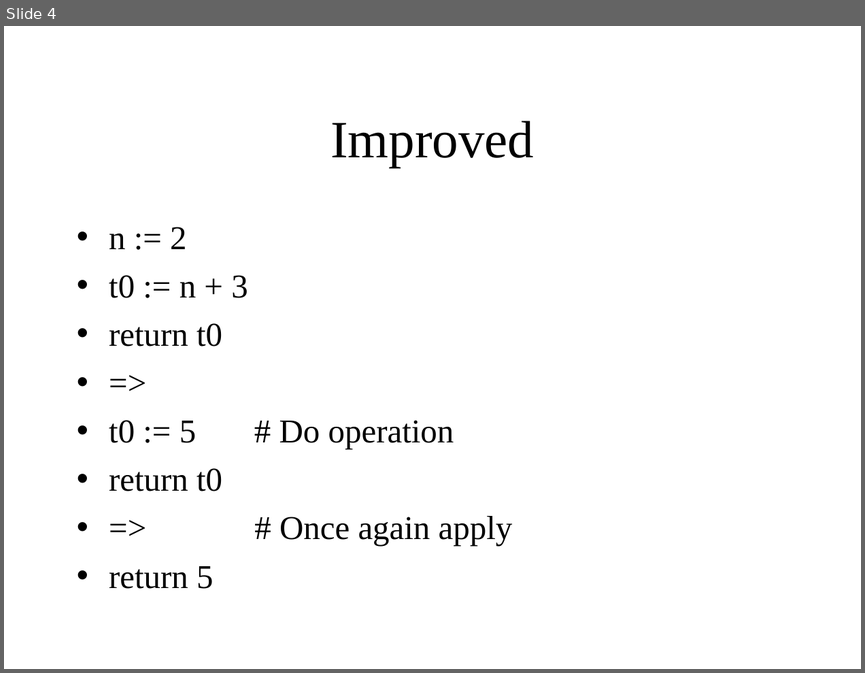
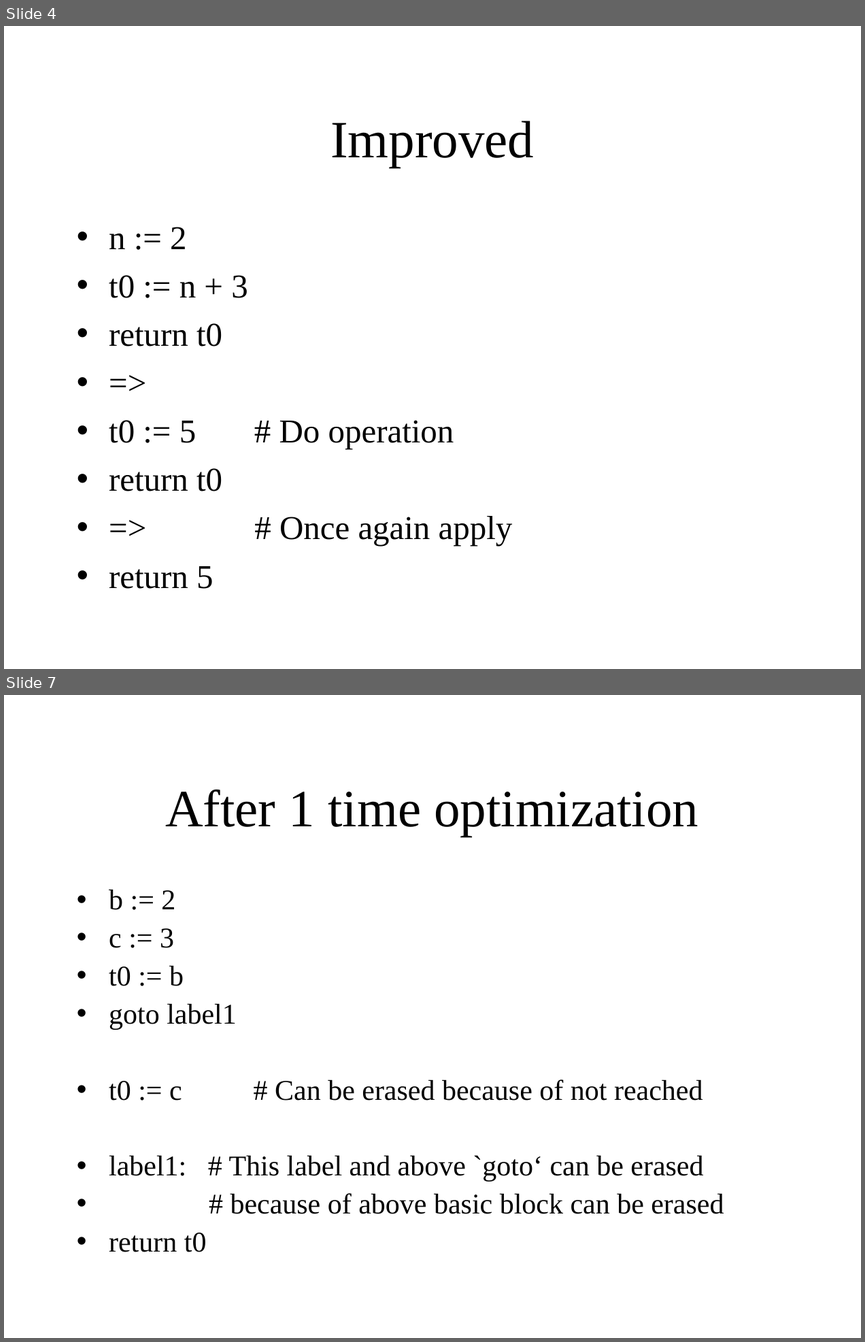
Before and after one commit to KeiHasegawa/hcc1_doc_ppt, a slide deck: 07_opt_imp_e.ppt. Shown one above the other, each under a label of ours: slide 4 before the commit, slides 4 and 7 after it; the slides between them are not shown. The pictures are 865x673 and 865x1342 pixels, drawn with LibreOffice and Linux fonts; fonts in the diff are those of the drawing. Boxes give left, top, right and bottom in pixels: in the first picture for what was removed or moved away, otherwise in the second. Text is boxed around its words. In the diff, an @@ line names an element or a change of style, - is before the commit and + after.

```diff
--- a/07_opt_imp_e.ppt
+++ b/07_opt_imp_e.ppt
@@ slide 7 added at (4, 695, 861, 1338), background #FFFFFF @@
@@ title added at (165, 789, 698, 836), 44 pt, text #000000 @@
+After 1 time optimization
@@ text added at (109, 889, 723, 1252), 24 pt, text #000000 @@
+• b := 2
+• c := 3
+• t0 := b
+• goto label1
+• t0 := c # Can be erased because of not reached
+• label1: # This label and above `goto‘ can be erased
+• # because of above basic block can be erased
+• return t0
```
Also in this commit, not shown: 1 slide changed, 3 other slides added, 3 other files.
